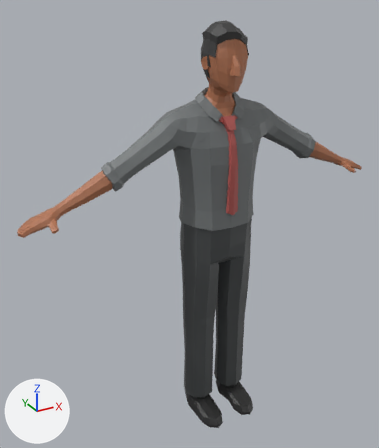
Two versions of the FBX model EscapeEmocional/Assets/Animations/marcelo.fbx, one commit apart.
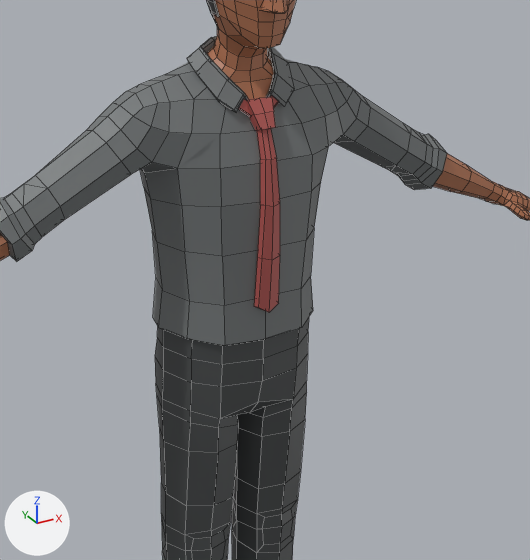
Old and new are each drawn whole from a 50 mm lens placed at (-1.111, -1.719, 1.864), pointed at (-0.103, 0.115, 0.947) and again close up on the part from 28% to 93% of the width and 16% to 74% of the height. The axes (+X, +Y, +Z) are drawn at lower left. The lights are the same throughout. The close-ups show mesh edges as thin lines. Vertices at the same position are counted once.

The first close-up shows 'Marcelo'.
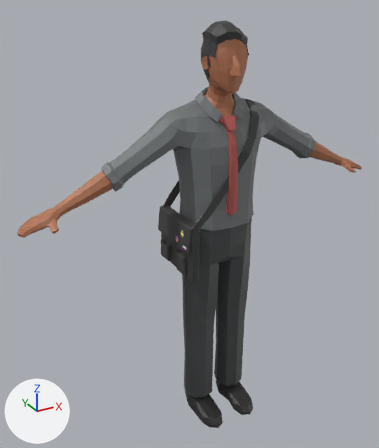
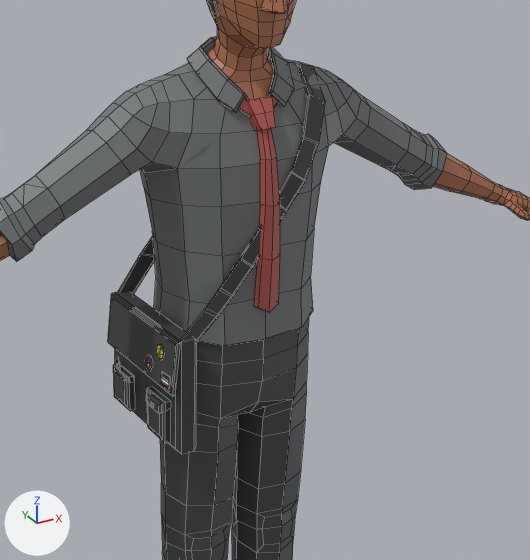
Changed parts and their boxes (x1, y1, x2, y2) in the close-ups (530 x 560 px):
part 1 of me_cube_001, added (black)
    after: (108, 61, 325, 455)

Patch to the scene script:
```diff
--- a/EscapeEmocional/Assets/Animations/marcelo.fbx.py
+++ b/EscapeEmocional/Assets/Animations/marcelo.fbx.py
@@ me_cube_001 @@
-me_cube_001.from_pydata(...)  # 1329 vertices, 1300 faces; spans x -0.83..0.83, y -0.14..0.19, z 0.0..1.77
+me_cube_001.from_pydata(...)  # 1668 vertices, 1569 faces; spans x -0.83..0.83, y -0.14..0.2, z 0.0..1.77
+# me_cube_001 part 1: 339 vertices added at x -0.23..0.16, y -0.08..0.2, z 0.78..1.47
 me_cube_001.materials.append(mat_material)
@@ me_cube_001 @@
 me_cube_001.materials.append(mat_camisa_002)
+me_cube_001.materials.append(mat_material_006)  # black #3e3e3e
+me_cube_001.materials.append(mat_material_007)  # dark red #631a0c
+me_cube_001.materials.append(mat_material_008)  # black #272829
+me_cube_001.materials.append(mat_ace_black)  # black #000000
+me_cube_001.materials.append(mat_ace_gray)  # grey #a3a3a3
+me_cube_001.materials.append(mat_ace_white)  # white #ffffff
+me_cube_001.materials.append(mat_ace_purple)  # purple #800080
+me_cube_001.materials.append(mat_pin_background1)  # pink #fd52b0
+me_cube_001.materials.append(mat_pin_background2)  # yellow #c7b449
+me_cube_001.materials.append(mat_bolinho_corpo)  # yellow #fee821
+me_cube_001.materials.append(mat_bolinho_cabelo)  # cyan #00bbe8
+me_cube_001.materials.append(mat_bill_corpo)  # yellow #feff54
+me_cube_001.materials.append(mat_bill_preto)  # black #181818
+me_cube_001.materials.append(mat_bill_olho)  # white #ffffff
```
